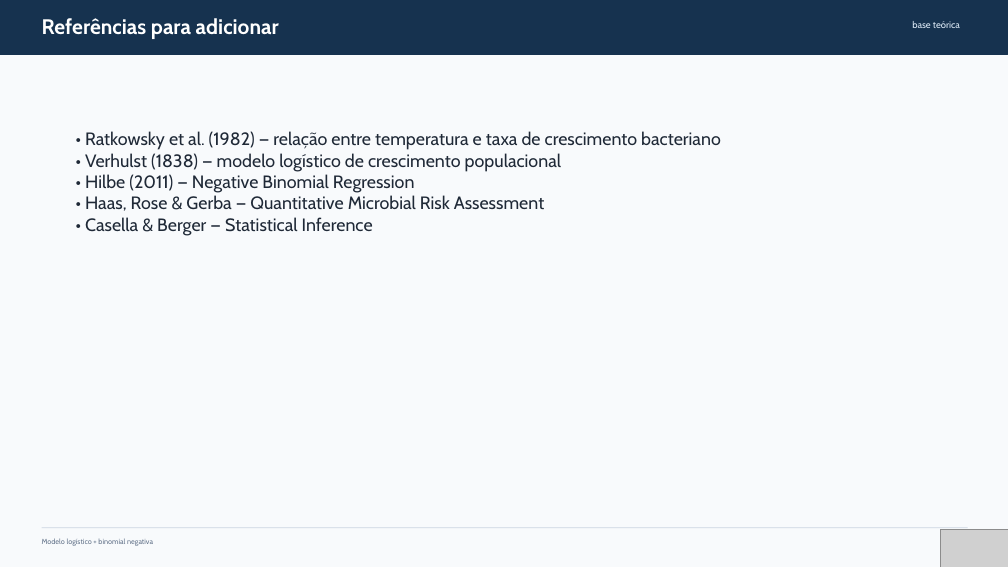
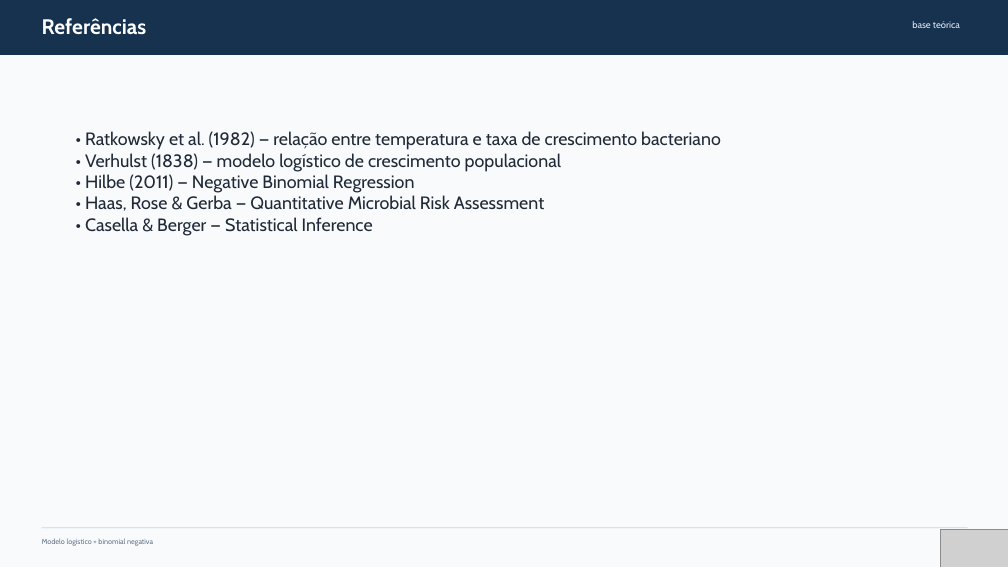
Before and after one commit to BrunoCavalli/trabalho-de-epidemiologia, a slide deck: slide 17 of parte_2_modelo_logistico_binomial_negativa.pptx (slide 15 before the commit). Drawn at 1008x567 pixels with LibreOffice and Linux fonts; fonts in the diff are those of the drawing; grey boxes stand for pictures. Boxes give left, top, right and bottom in pixels: in the first picture for what was removed or moved away, otherwise in the second. Text is boxed around its words. In the diff, an @@ line names an element or a change of style, - is before the commit and + after.

```diff
--- a/parte_2_modelo_logistico_binomial_negativa.pptx
+++ b/parte_2_modelo_logistico_binomial_negativa.pptx
@@ text at [42,18,147,35]: text changed @@
-Referências para adicionar
+Referências
```
Also in this commit, not shown: 3 slides added, 1 slide removed, 1 other file.
